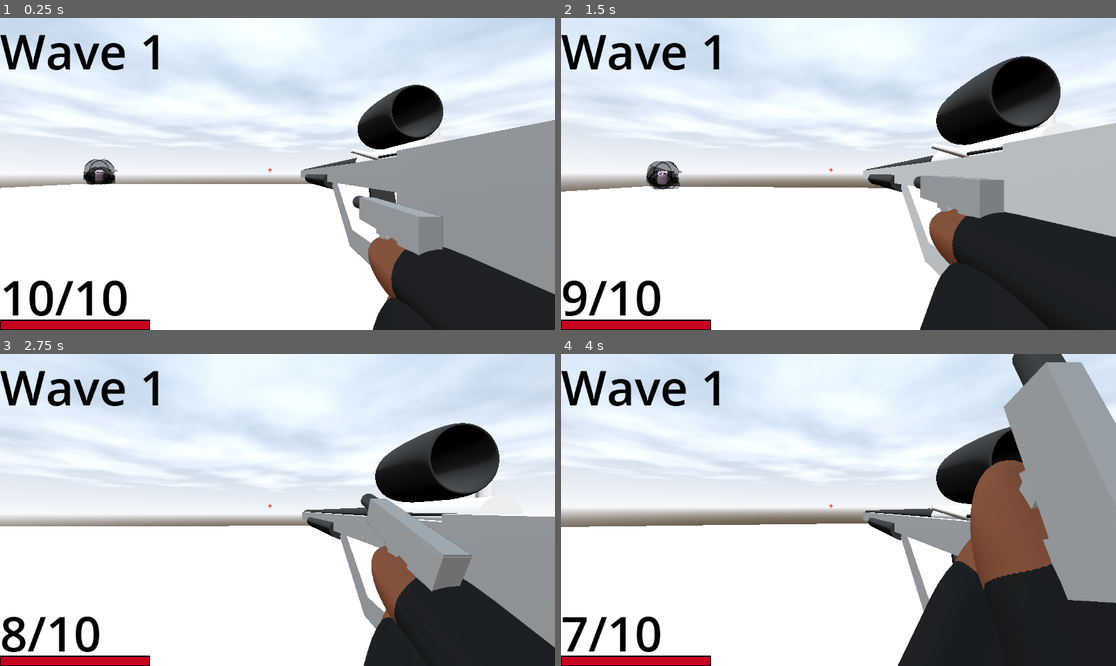
Above: before the commit, frames 1-4 (two rows, left to right).
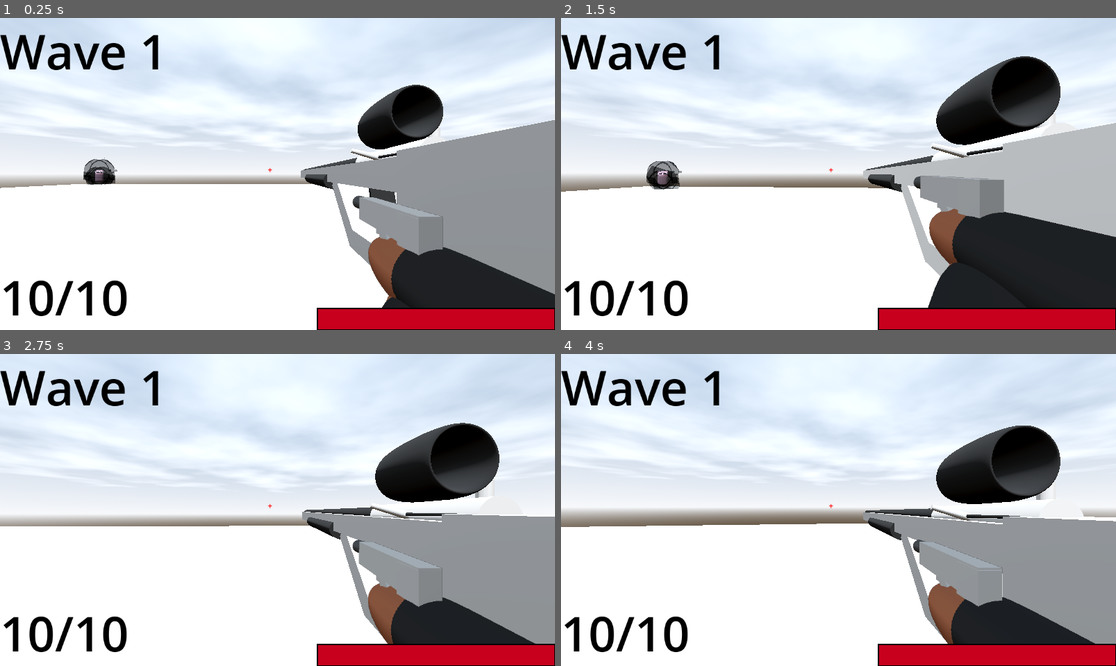
Above: after the commit, the same moments.

Repository: DylanFrenzy/The-Trials-and-Tribulations-of-Tim-Cheese
Game: Godot game, scene res://scenes/main.tscn
Same seed, same stepped clock (60 frames per second), same inputs: the game is played once before the commit and once after it.
Inputs (mouse positions are in pixels of both pictures, inside the frame that each line leads up to):
- Up to frame 1 (0.25 s): no input
- Up to frame 2 (1.5 s): move the mouse to (866, 174) at 0.52 s; press the mouse at (866, 174) at 0.53 s; hold W (move_forward) from 0.53 s (still down); tap Space (jump) at 0.77 s; move the mouse to (810, 174) at 1.27 s; release the mouse at (810, 174) at 1.28 s; right-click (810, 174) at 1.35 s
- Up to frame 3 (2.75 s): keep holding W (move_forward); tap Space (jump) at 1.52 s; move the mouse to (288, 503) at 2.02 s; press the mouse at (288, 503) at 2.03 s
- Up to frame 4 (4 s): keep holding W (move_forward); move the mouse to (832, 516) at 2.77 s; release the mouse at (832, 516) at 2.78 s; right-click (832, 516) at 2.85 s; tap Space (jump) at 3.02, 3.77 s; move the mouse to (877, 513) at 3.52 s; press the mouse at (877, 513) at 3.53 s

The runs differ from the first frame. In frame 1, 4.0% of the frame differs, in the area x 0-100%, y 92-100%; in frame 2, 5.3%; in frame 3, 9.9%; in frame 4, 23%, in the area x 0-100%, y 0-100%.

Commit message:
health bar

Diff:
--- a/3d-project/scenes/hud.tscn
+++ b/3d-project/scenes/hud.tscn
@@ -35,11 +35,14 @@
 
 [node name="HealthBar" type="ProgressBar" parent="."]
 layout_mode = 1
-anchors_preset = 2
+anchors_preset = 3
+anchor_left = 1.0
 anchor_top = 1.0
+anchor_right = 1.0
 anchor_bottom = 1.0
-offset_top = -21.0
-offset_right = 312.0
+offset_left = -494.0
+offset_top = -46.0
+grow_horizontal = 0
 grow_vertical = 0
 theme_override_styles/background = SubResource("StyleBoxFlat_ahhtf")
 theme_override_styles/fill = SubResource("StyleBoxFlat_toqtt")
@@ -69,8 +72,9 @@
 anchor_top = 1.0
 anchor_bottom = 1.0
 offset_top = -137.0
-offset_right = 169.0
+offset_right = 174.0
 grow_vertical = 0
 theme = SubResource("Theme_toqtt")
 theme_override_colors/font_color = Color(0, 0, 0, 1)
 theme_override_font_sizes/font_size = 100
+vertical_alignment = 2
--- a/3d-project/scenes/main.tscn
+++ b/3d-project/scenes/main.tscn
@@ -114,8 +114,6 @@
 [node name="Node3D" type="Node3D"]
 script = ExtResource("1_o6xl0")
 
-[node name="hud" parent="." instance=ExtResource("2_o6xl0")]
-
 [node name="WorldEnvironment" type="WorldEnvironment" parent="."]
 environment = SubResource("Environment_r3fl7")
 
@@ -233,3 +231,5 @@
 
 [node name="PathFollow3D" type="PathFollow3D" parent="EnemySpawnPath"]
 transform = Transform3D(-0.00439085, -0.0193575, -0.999798, 0, 0.9998, -0.0193578, 0.999987, -8.49971e-05, -0.00439002, -31.3552, 2.58811, -32.5769)
+
+[node name="hud" parent="." instance=ExtResource("2_o6xl0")]
